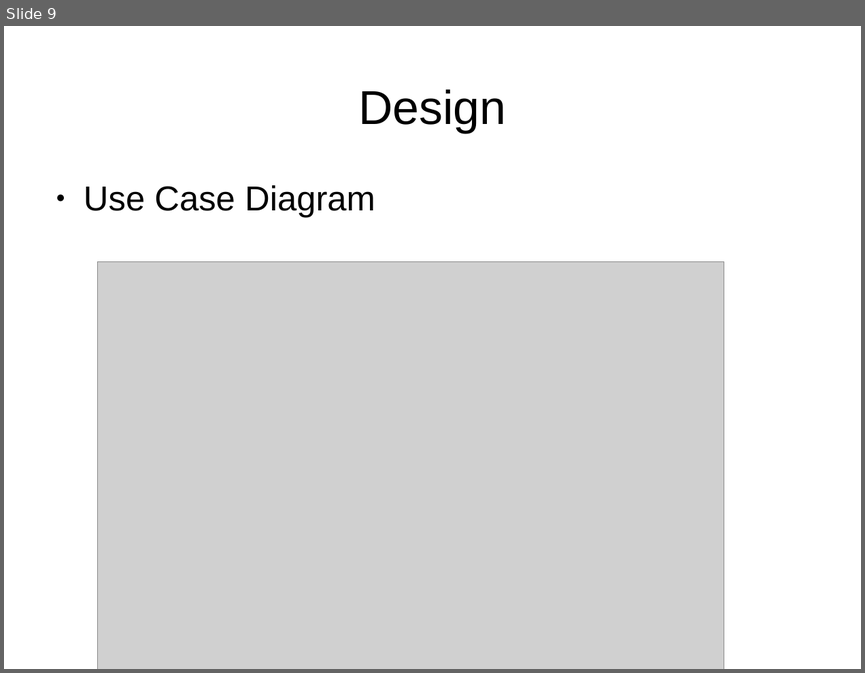
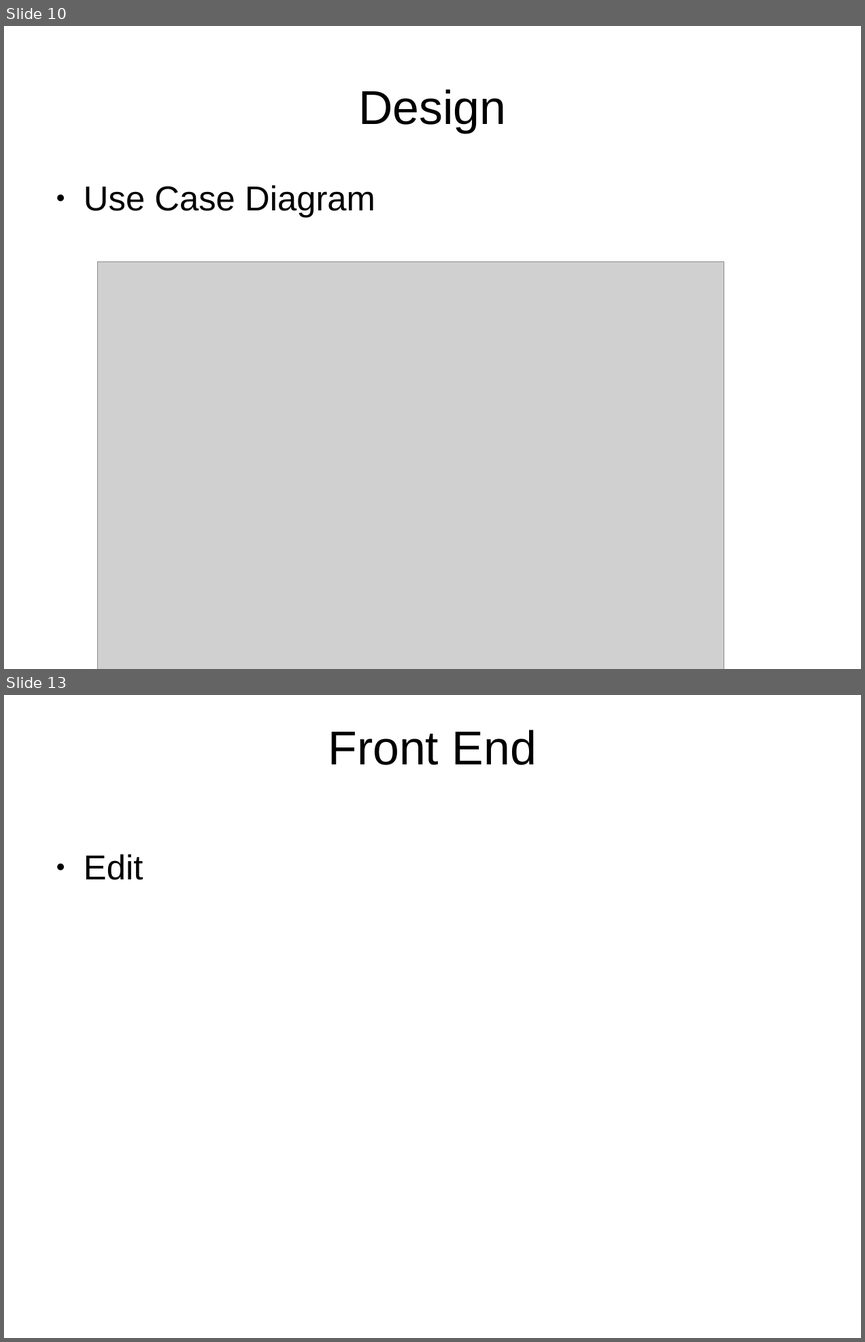
Before and after one commit to dboshardy/auction-site-agora, a slide deck: final_iteration/presentation.odp. Shown one above the other, each under a label of ours: slide 9 before the commit, slides 10 and 13 after it; the slides between them are not shown. The pictures are 865x673 and 865x1342 pixels, drawn with LibreOffice and Linux fonts; fonts in the diff are those of the drawing; grey boxes stand for pictures. Boxes give left, top, right and bottom in pixels: in the first picture for what was removed or moved away, otherwise in the second. Text is boxed around its words. In the diff, an @@ line names an element or a change of style, - is before the commit and + after.

```diff
--- a/final_iteration/presentation.odp
+++ b/final_iteration/presentation.odp
@@ slide 13 added at (4,695,861,1338), background #FFFFFF @@
@@ title added at (328,730,536,765), 44 pt, text #000000 @@
+Front End
@@ text added at (84,854,143,880), 32 pt, text #000000 @@
+● Edit
@@ what was slide 9 is now slide 10 @@
```
Also in this commit, not shown: 6 other slides added, 1 other file.
